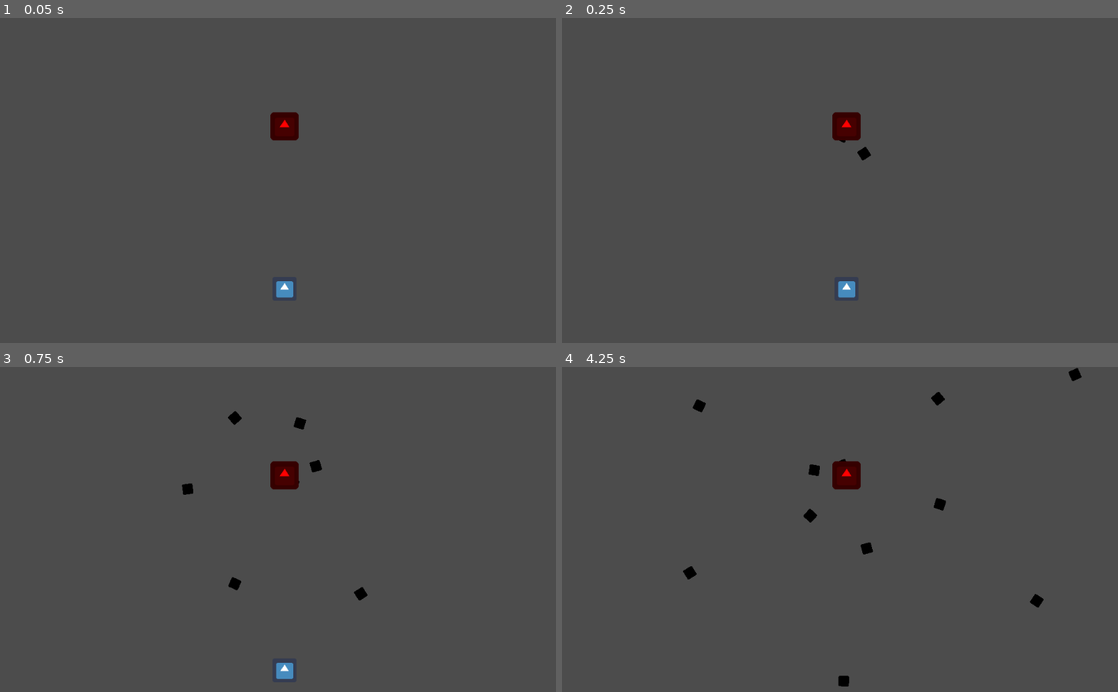
Above: before the commit, frames 1-4 (two rows, left to right).
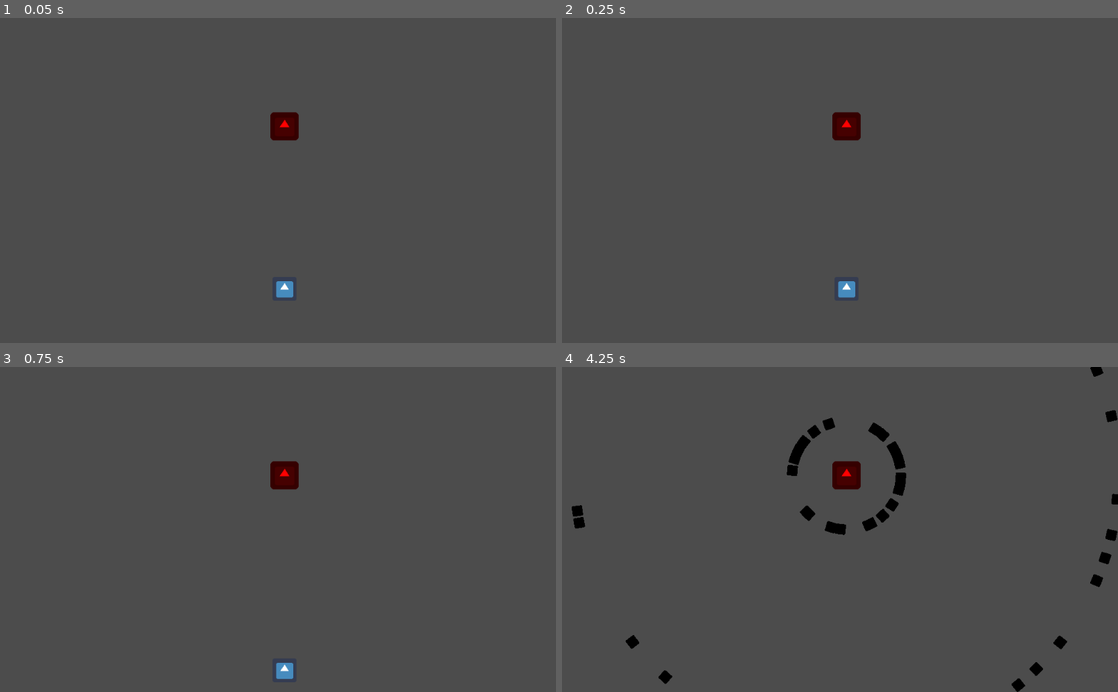
Above: after the commit, the same moments.

Repository: warriormaster12/HeartTale
Game: Godot game, scene res://Levels/BossLevel.tscn
The game is run twice, just before and just after one commit, with the same random seed, the same clock (stepped at 60 frames per second) and the same inputs. The engine's default icon, where the game draws it, is replaced by a stand-in: a white triangle on a blue panel in a dark square.
Inputs:
- Up to frame 1 (0.05 s): no input
- Up to frame 2 (0.25 s): no input
- Up to frame 3 (0.75 s): hold S (move_b) from 0.53 s (still down)
- Up to frame 4 (4.25 s): release S (move_b) at 1.28 s; tap W (move_f) at 1.35 s; hold A (move_l) 2.03-2.78 s; tap D (move_r) at 2.85 s; hold S (move_b) from 3.53 s (still down)

Frame 1 is identical in both runs. In frame 2, less than 0.1% of the frame differs, in the area x 49-56%, y 37-44%; in frame 3, 0.4%; in frame 4, 2.5%, in the area x 1-100%, y 0-100%.

Commit message:
new attack

Diff:
--- a/GameObjects/Enemy/Enemy.gd
+++ b/GameObjects/Enemy/Enemy.gd
@@ -10,7 +10,7 @@
 
 # Called when the node enters the scene tree for the first time.
 func _ready():
-	timer.set_wait_time(0.1)
+	timer.set_wait_time(1)
 	timer.start()
 	rotator_node.position = self.position
 
@@ -23,14 +23,31 @@
 	pass
 
 
-func _spawn_bullet():
+func _spawn_bullet_rotation():
 	rotator_node.rotate(1)
 	var bullet_instance = bullet.instance()
 	bullet_instance.position = rotator_node.position
 	bullet_instance.rotation = rotator_node.rotation
 	get_parent().add_child(bullet_instance)
 
+func _spawn_bullets_at_once():
+	var bullet_instances = []
+	var bullet_rotation = []
+	var rotation_interval = 15
+	var result = 0
+	var bullet_amount = 23
+
+	for i in range(0, bullet_amount):
+		result += rotation_interval
+		bullet_rotation.push_back(result)
+		bullet_instances.push_back(bullet.instance())
+		rotator_node.rotate(bullet_rotation[i])
+		bullet_instances[i].position = rotator_node.position
+		bullet_instances[i].rotation = rotator_node.rotation
+		get_parent().add_child(bullet_instances[i])
+
+
 
 
 func _on_Timer_timeout():
-	_spawn_bullet()
+	_spawn_bullets_at_once()
